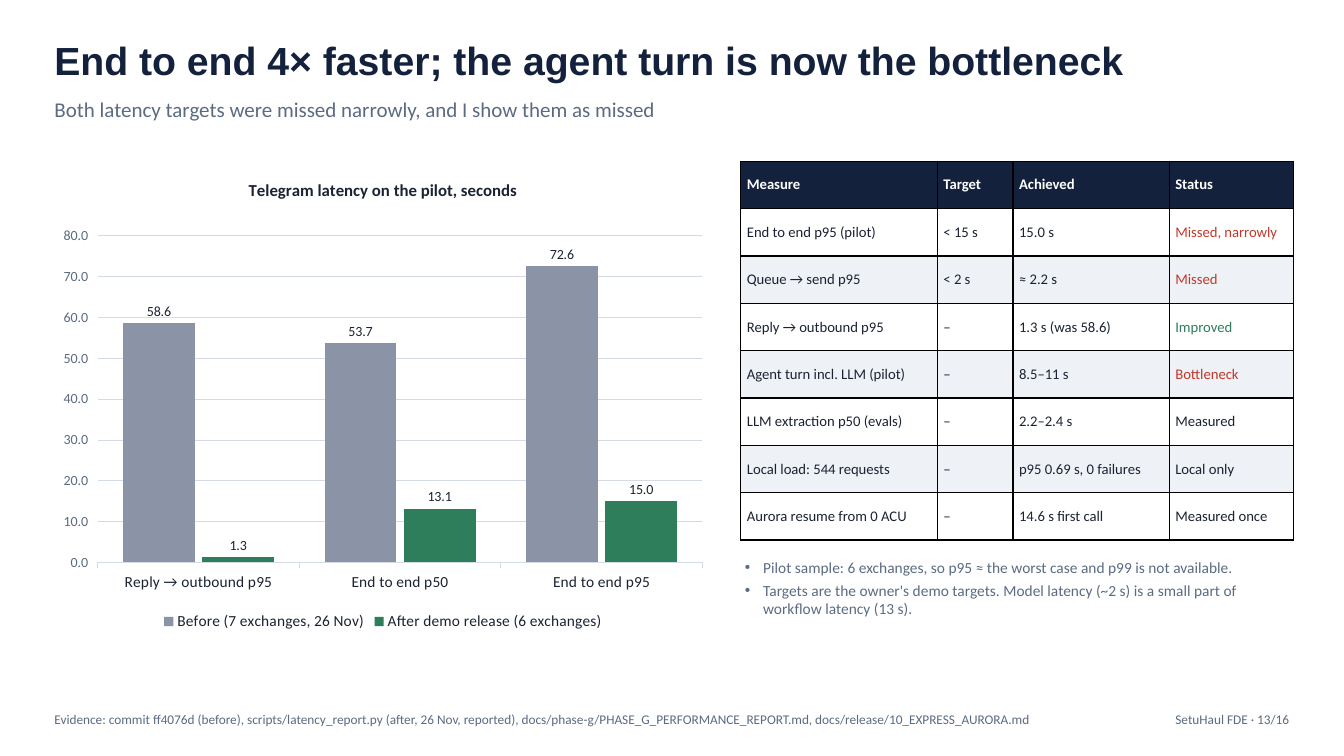
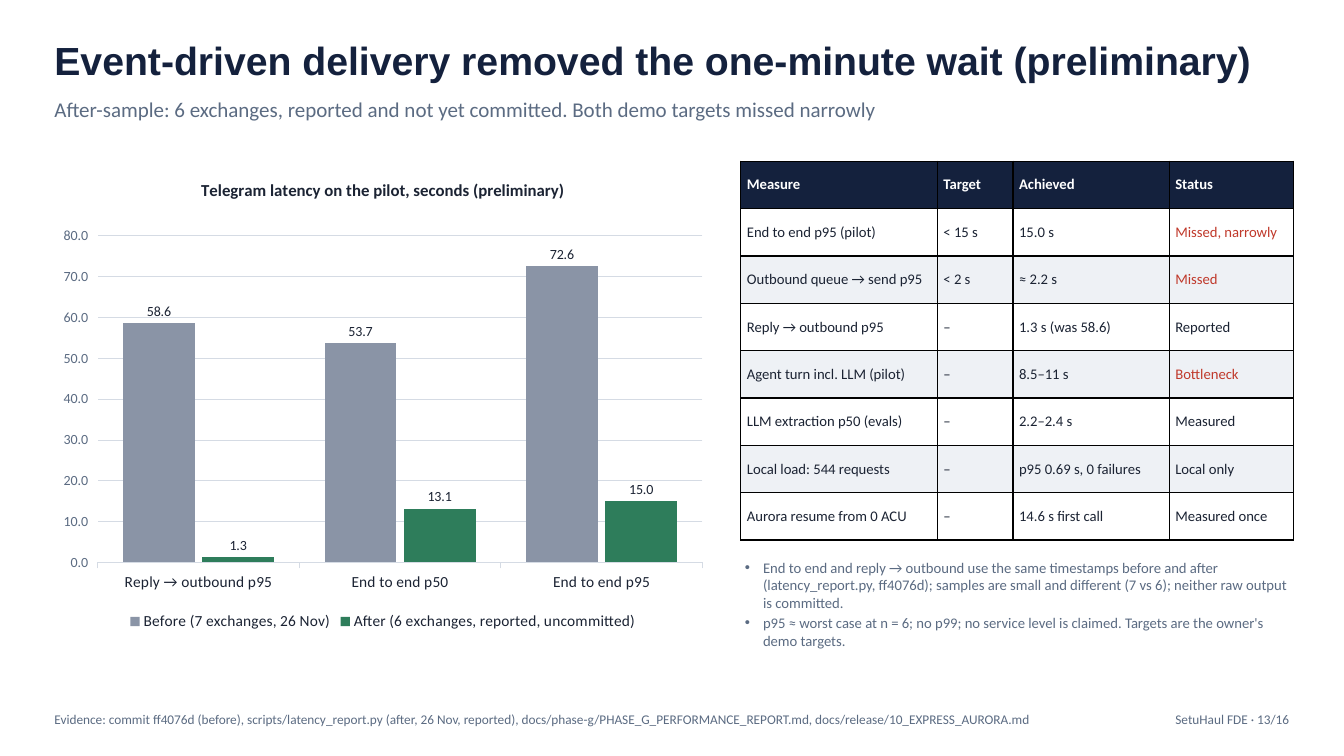
Before and after one commit to amolam/setuhaul-logistics, a slide deck: slide 13 of artifacts/fde-demo/SetuHaul_FDE_Demo.pptx. Drawn at 1344x756 pixels with LibreOffice and Linux fonts; fonts in the diff are those of the drawing. Boxes give left, top, right and bottom in pixels: in the first picture for what was removed or moved away, otherwise in the second. Text is boxed around its words. In the diff, an @@ line names an element or a change of style, - is before the commit and + after.

```diff
--- a/artifacts/fde-demo/SetuHaul_FDE_Demo.pptx
+++ b/artifacts/fde-demo/SetuHaul_FDE_Demo.pptx
@@ text at <box>54,46,1251,83</box>: text changed @@
-End to end 4× faster; the agent turn is now the bottleneck
+Event-driven delivery removed the one-minute wait (preliminary)
@@ text at <box>54,102,876,121</box>: text changed @@
-Both latency targets were missed narrowly, and I show them as missed
+After-sample: 6 exchanges, reported and not yet committed. Both demo targets missed narrowly
@@ column chart at <box>50,161,716,635</box> @@
@@ title "Telegram latency on the pilot, seconds" to "Telegram latency on the pilot, seconds (preliminary)" @@
-After demo release (6 exchanges): 1.3, 13.1, 15
+After (6 exchanges, reported, uncommitted): 1.3, 13.1, 15
@@ table at <box>741,161,1294,540</box> @@
-row 3, column 1: Queue → send p95
+row 3, column 1: Outbound queue → send p95
-row 4, column 4: Improved
+row 4, column 4: Reported
@@ text at <box>763,563,1287,649</box>: text changed; size 11 to 10.5 pt @@
-• Pilot sample: 6 exchanges, so p95 ≈ the worst case and p99 is not available.
-• Targets are the owner's demo targets. Model latency (~2 s) is a small part of workflow latency (13 s).
+• End to end and reply → outbound use the same timestamps before and after (latency_report.py, ff4076d); samples are small and different (7 vs 6); neither raw output is committed.
+• p95 ≈ worst case at n = 6; no p99; no service level is claimed. Targets are the owner's demo targets.
```
Also in this commit, not shown: 11 other slides changed, 22 other files.
